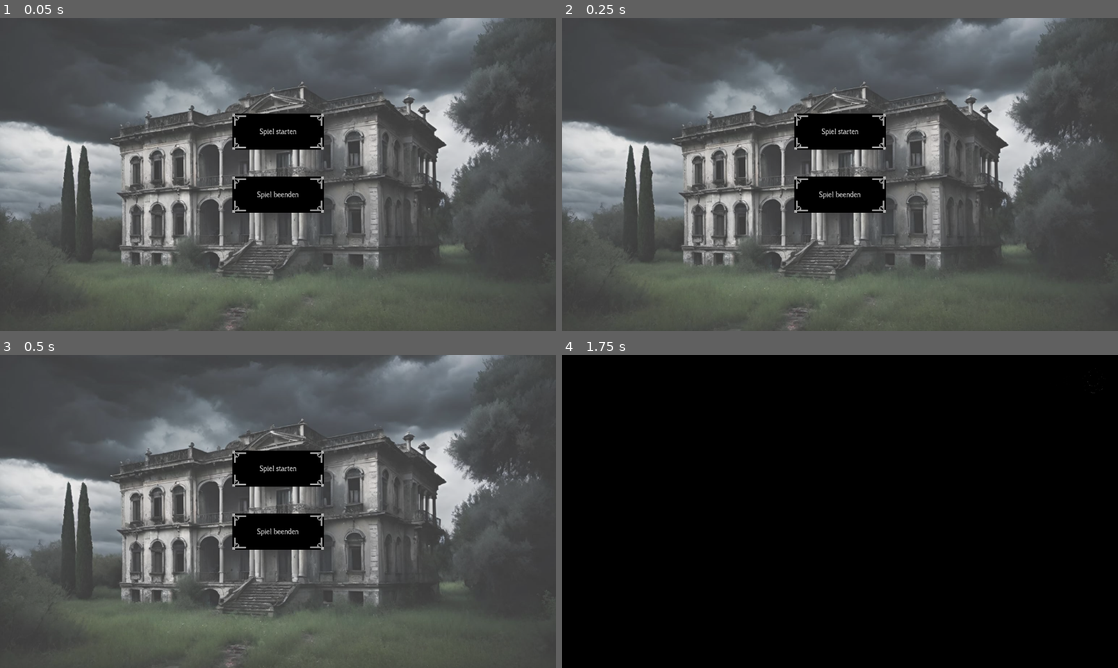
Above: before the commit, frames 1-4 (two rows, left to right).
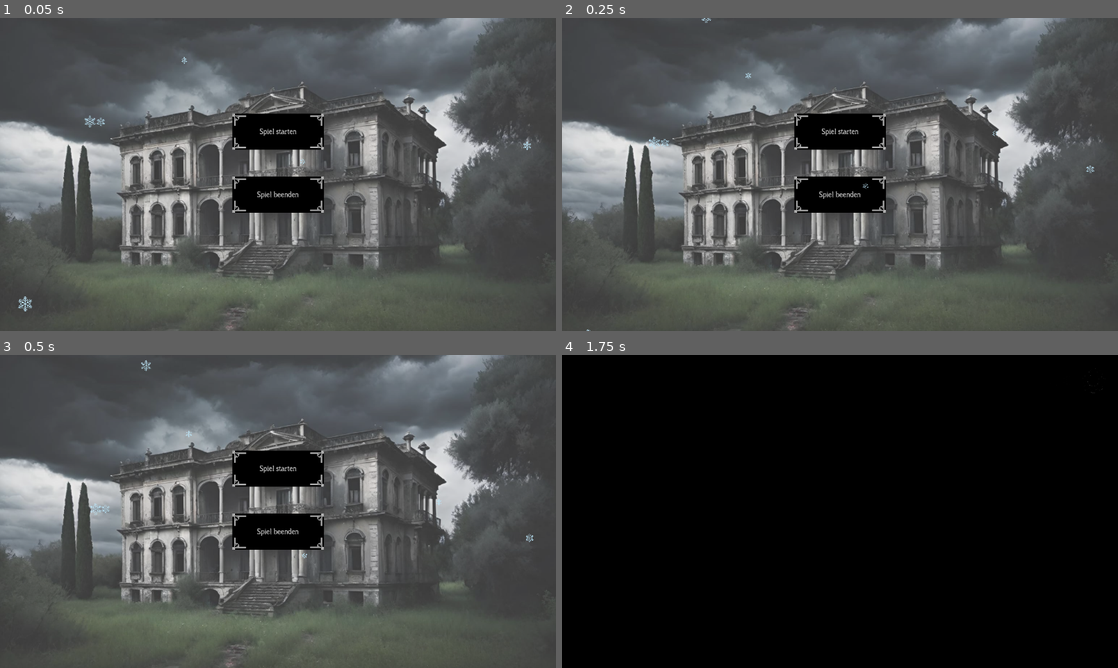
Above: after the commit, the same moments.

Repository: Combativ/AlgoDitTutorial
Game: Godot game, scene res://menus/title/title.tscn
Two runs of this game, one before a commit and one after it. Both use one fixed random seed, a clock stepped at 60 frames per second and the inputs below. The engine's default icon, where the game draws it, is replaced by a stand-in: a white triangle on a blue panel in a dark square. Sound files missing from this copy of the repository are replaced by a short silence.
Inputs (mouse positions are in pixels of both pictures, inside the frame that each line leads up to):
- Up to frame 1 (0.05 s): no input
- Up to frame 2 (0.25 s): no input
- Up to frame 3 (0.5 s): no input
- Up to frame 4 (1.75 s): click "Spiel starten" at 0.5 s; click (945, 539) at 1.27 s

The runs differ from the first frame. In frame 1, 0.2% of the frame differs, in the area x 3-96%, y 12-94%; in frame 2, 0.1%; in frame 3, 0.1%; in frame 4, nothing differs.

Commit message:
Added snowflake effects to tile and end_screen

Diff:
--- a/menus/end_screen/end_screen.tscn
+++ b/menus/end_screen/end_screen.tscn
@@ -1,10 +1,11 @@
-[gd_scene load_steps=8 format=3 uid="uid://chbmq0bitlqku"]
+[gd_scene load_steps=10 format=3 uid="uid://chbmq0bitlqku"]
 
 [ext_resource type="Texture2D" uid="uid://c5f4minea0o5n" path="res://scenes/build_phase/art/background.png" id="1_vq3ca"]
 [ext_resource type="Texture2D" uid="uid://de5xorali1kct" path="res://menus/end_screen/art/keks_normal.png" id="2_spk2c"]
 [ext_resource type="Texture2D" uid="uid://bcd01ug32t1uf" path="res://menus/end_screen/art/keks_zwinkern.png" id="3_85of7"]
 [ext_resource type="Script" path="res://menus/end_screen/scripts/cookie.gd" id="4_i6uy0"]
 [ext_resource type="Script" path="res://menus/end_screen/scripts/back_to_title.gd" id="5_0l1es"]
+[ext_resource type="Texture2D" uid="uid://dmt6310ckfdlt" path="res://menus/art/schneeflocke_einfach.png" id="6_i5ot3"]
 
 [sub_resource type="SpriteFrames" id="SpriteFrames_bdg5a"]
 animations = [{
@@ -27,6 +28,17 @@
 
 [sub_resource type="CircleShape2D" id="CircleShape2D_gko7g"]
 radius = 475.826
+
+[sub_resource type="ParticleProcessMaterial" id="ParticleProcessMaterial_t5xog"]
+particle_flag_disable_z = true
+emission_shape = 3
+emission_box_extents = Vector3(900, 1, 1)
+inherit_velocity_ratio = 1.0
+spread = 80.033
+initial_velocity_max = 160.0
+gravity = Vector3(0, 98, 0)
+scale_min = 0.01
+scale_max = 0.03
 
 [node name="end_screen" type="Node2D"]
 
@@ -89,6 +101,14 @@
 text = "Zurück zum Titelmenü"
 script = ExtResource("5_0l1es")
 
+[node name="SnowFlakeParticles" type="GPUParticles2D" parent="."]
+position = Vector2(680, -40)
+amount = 28
+process_material = SubResource("ParticleProcessMaterial_t5xog")
+texture = ExtResource("6_i5ot3")
+lifetime = 10.23
+preprocess = 18.4
+
 [connection signal="mouse_entered" from="Cookie/Area2D" to="Cookie" method="_on_area_2d_mouse_entered"]
 [connection signal="mouse_exited" from="Cookie/Area2D" to="Cookie" method="_on_area_2d_mouse_exited"]
 [connection signal="pressed" from="BackToTitle" to="BackToTitle" method="_on_pressed"]
--- a/menus/title/title.tscn
+++ b/menus/title/title.tscn
@@ -1,9 +1,21 @@
-[gd_scene load_steps=5 format=3 uid="uid://b4tvajj0c08u7"]
+[gd_scene load_steps=7 format=3 uid="uid://b4tvajj0c08u7"]
 
 [ext_resource type="Script" path="res://menus/title/title.gd" id="1_xrcp3"]
 [ext_resource type="AudioStream" uid="uid://di4qybsc11jcx" path="res://sounds/Mainmenu1.wav" id="2_jaapu"]
 [ext_resource type="Script" path="res://scenes/dialog_system/scripts/audio_player.gd" id="3_orngg"]
 [ext_resource type="Texture2D" uid="uid://cyq1pc3mamlbv" path="res://menus/title/art/house.png" id="4_53hga"]
+[ext_resource type="Texture2D" uid="uid://dmt6310ckfdlt" path="res://menus/art/schneeflocke_einfach.png" id="5_0rmmh"]
+
+[sub_resource type="ParticleProcessMaterial" id="ParticleProcessMaterial_5kukx"]
+particle_flag_disable_z = true
+emission_shape = 3
+emission_box_extents = Vector3(900, 1, 1)
+inherit_velocity_ratio = 1.0
+spread = 80.033
+initial_velocity_max = 160.0
+gravity = Vector3(0, 98, 0)
+scale_min = 0.01
+scale_max = 0.05
 
 [node name="Title" type="Node2D"]
 script = ExtResource("1_xrcp3")
@@ -44,4 +56,11 @@
 volume_db = -20.222
 autoplay = true
 script = ExtResource("3_orngg")
-muted = false
+
+[node name="SnowFlakeParticles" type="GPUParticles2D" parent="."]
+position = Vector2(680, -40)
+amount = 28
+process_material = SubResource("ParticleProcessMaterial_5kukx")
+texture = ExtResource("5_0rmmh")
+lifetime = 10.23
+preprocess = 18.4
Binary file added: menus/art/schneeflocke_einfach.png
Not shown, added: menus/art/schneeflocke_einfach.png.import
